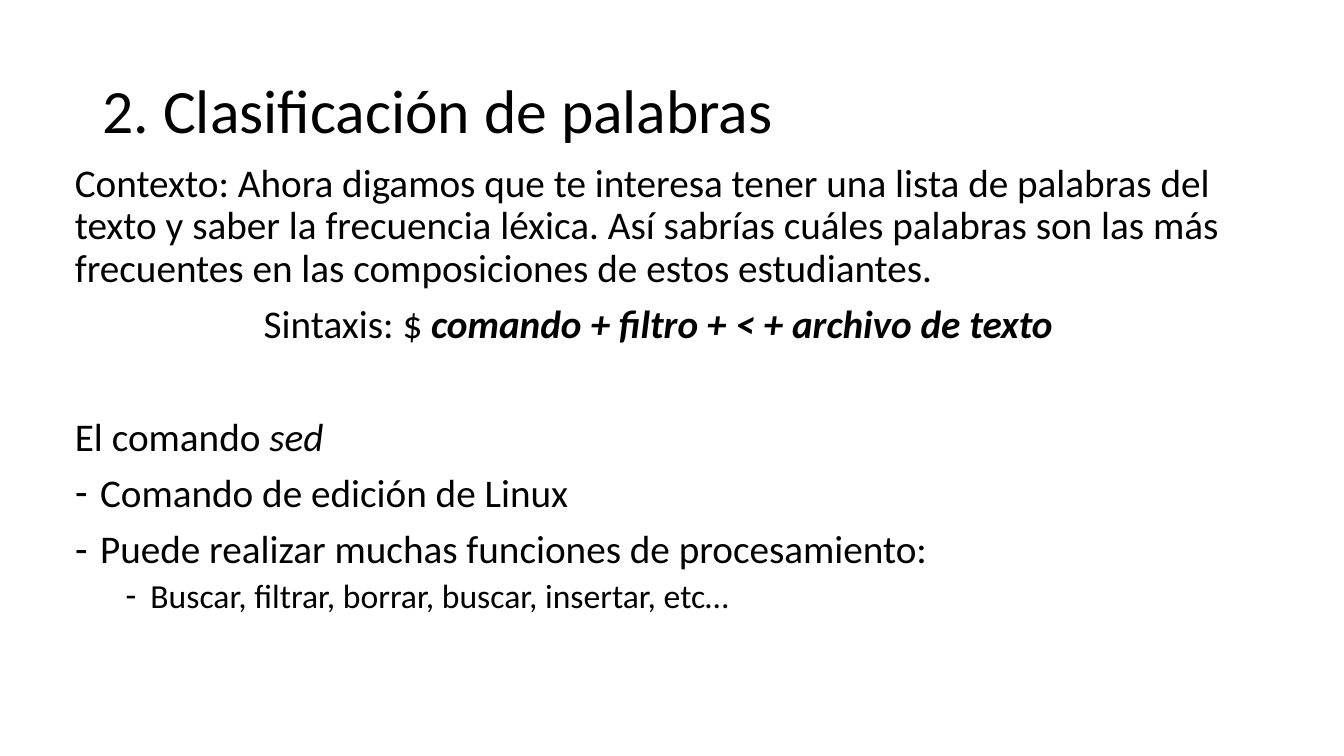
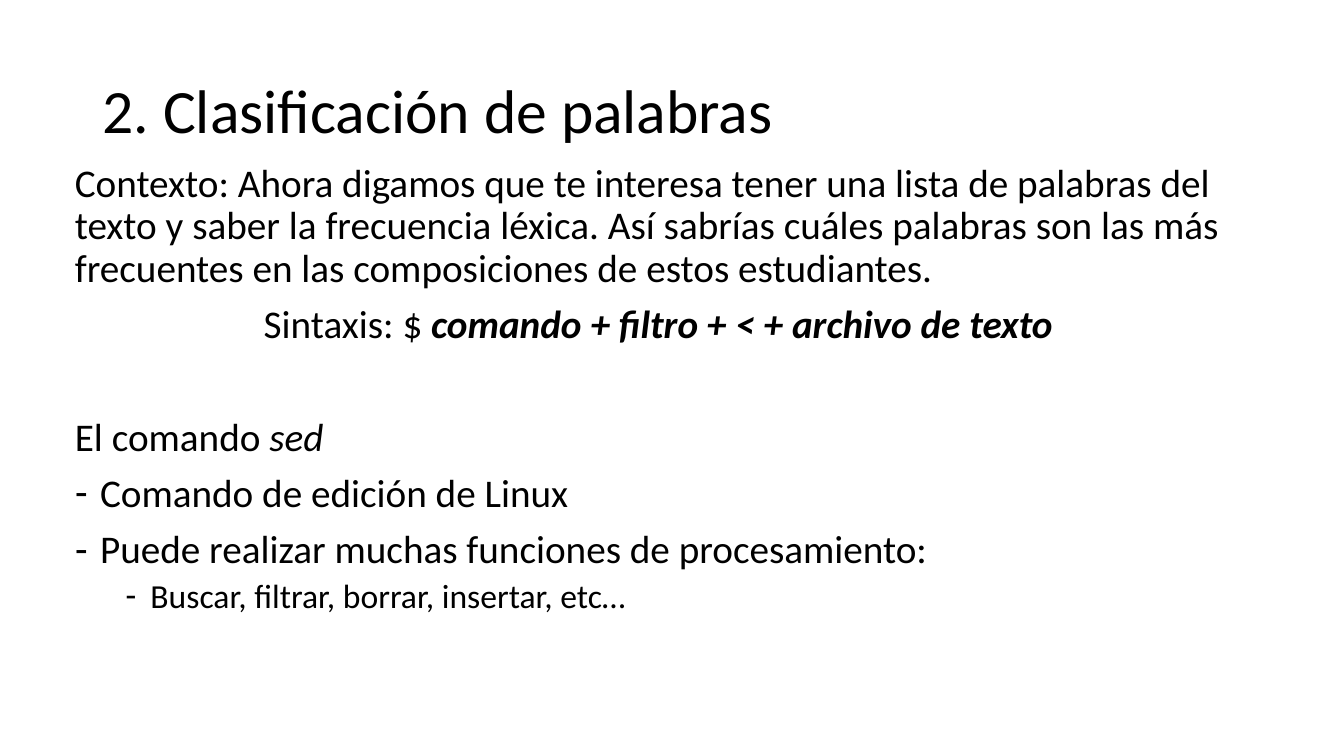
Before and after one commit to falconrr/NLP4SPanish2022, a slide deck: slide 16 of Week 1/Classes/Clase1-2.pptx. Drawn at 1344x756 pixels with LibreOffice and Linux fonts; fonts in the diff are those of the drawing. Boxes give left, top, right and bottom in pixels: in the first picture for what was removed or moved away, otherwise in the second. Text is boxed around its words. In the diff, an @@ line names an element or a change of style, - is before the commit and + after.

```diff
--- a/Week 1/Classes/Clase1-2.pptx
+++ b/Week 1/Classes/Clase1-2.pptx
@@ text at bbox=[150, 584, 625, 612]: text changed @@
-  – Buscar, filtrar, borrar, buscar, insertar, etc…
+  – Buscar, filtrar, borrar, insertar, etc…
```
Also in this commit, not shown: 2 other slides changed, 1 slide added, 9 other files.
